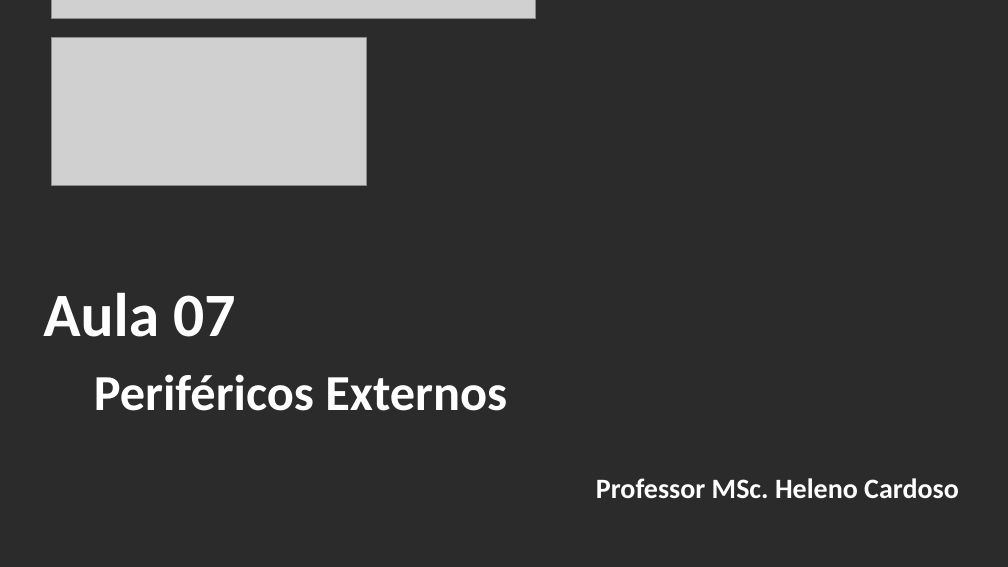
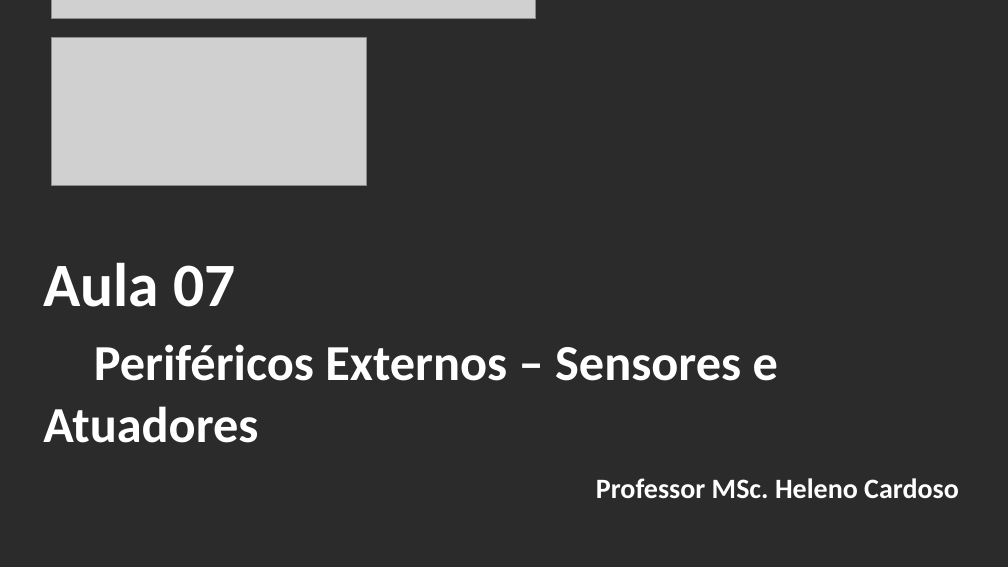
Before and after one commit to CloudEducationBrazil/WydenArea1ProgramacaoMicrocontroladores, a slide deck: slide 2 of 01 Classes/Aula 07 - Programação Microcontroladores - Periféricos Externos- Protocolos Sensores e Atuadores.pptx. Drawn at 1008x567 pixels with LibreOffice and Linux fonts; fonts in the diff are those of the drawing; grey boxes stand for pictures; background and template pictures are left out; a plain dark background stands for a picture behind light text. Boxes give left, top, right and bottom in pixels: in the first picture for what was removed or moved away, otherwise in the second. Text is boxed around its words. In the diff, an @@ line names an element or a change of style, - is before the commit and + after.

```diff
--- a/01 Classes/Aula 07 - Programação Microcontroladores - Periféricos Externos- Protocolos Sensores e Atuadores.pptx
+++ b/01 Classes/Aula 07 - Programação Microcontroladores - Periféricos Externos- Protocolos Sensores e Atuadores.pptx
@@ title at bbox=[43, 262, 778, 443]: text changed @@
-Aula 07
-Periféricos Externos
+Aula 07
+Periféricos Externos – Sensores e Atuadores
```
Also in this commit, not shown: 4 other files.
